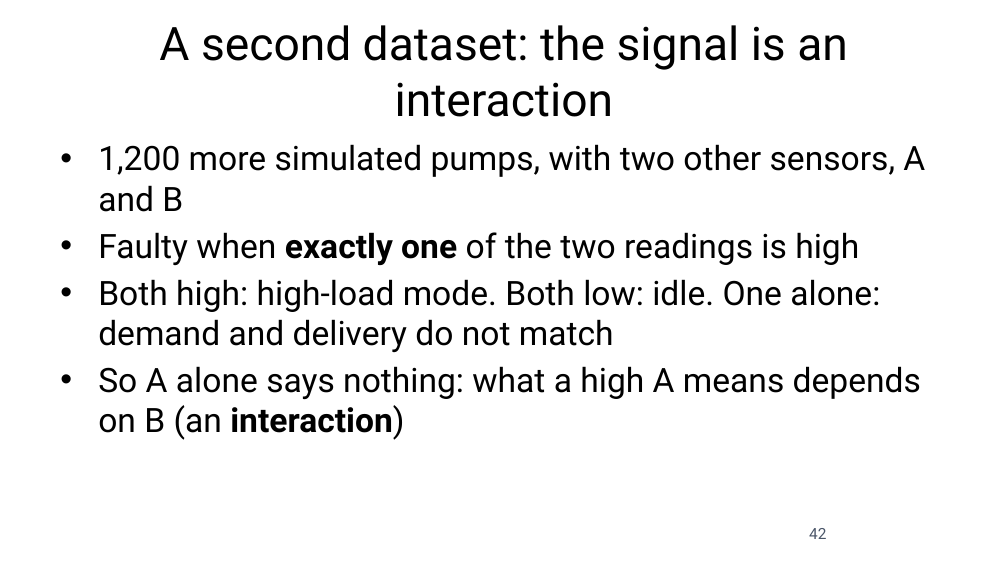
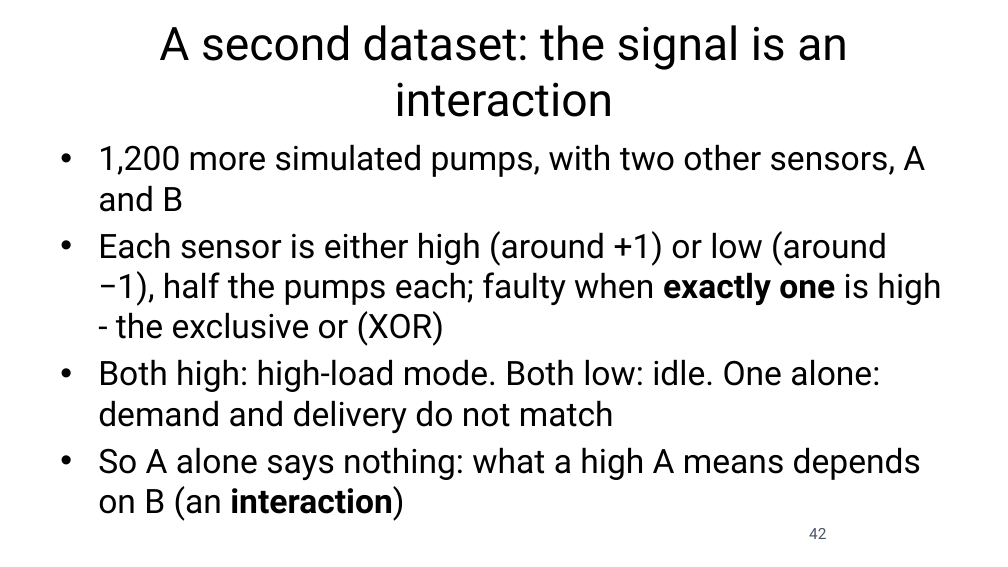
Before and after one commit to fabioantonini/technologies-for-artificial-intelligence, a slide deck: slide 42 of Lessons/06_knn_naive_bayes_svm/Slides/knn_naive_bayes_svm_slides.pptx. Drawn at 1008x567 pixels with LibreOffice and Linux fonts; fonts in the diff are those of the drawing; background and template pictures are left out. Boxes give left, top, right and bottom in pixels: in the first picture for what was removed or moved away, otherwise in the second. Text is boxed around its words. In the diff, an @@ line names an element or a change of style, - is before the commit and + after.

```diff
--- a/Lessons/06_knn_naive_bayes_svm/Slides/knn_naive_bayes_svm_slides.pptx
+++ b/Lessons/06_knn_naive_bayes_svm/Slides/knn_naive_bayes_svm_slides.pptx
@@ text at (98, 231, 941, 346): text changed @@
-• Faulty when exactly one of the two readings is high
+• Each sensor is either high (around +1) or low (around −1), half the pumps each; faulty when exactly one is high - the exclusive or (XOR)
```
Also in this commit, not shown: 9 other slides changed, 24 other files.
